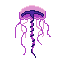
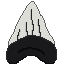
Revision of a layered 64 × 64 image; what changed, layer by layer:
added layer "Tooth" above "Jellyfish" over left=6, top=1, right=57, bottom=64
hid "Jellyfish" over left=15, top=5, right=51, bottom=58
